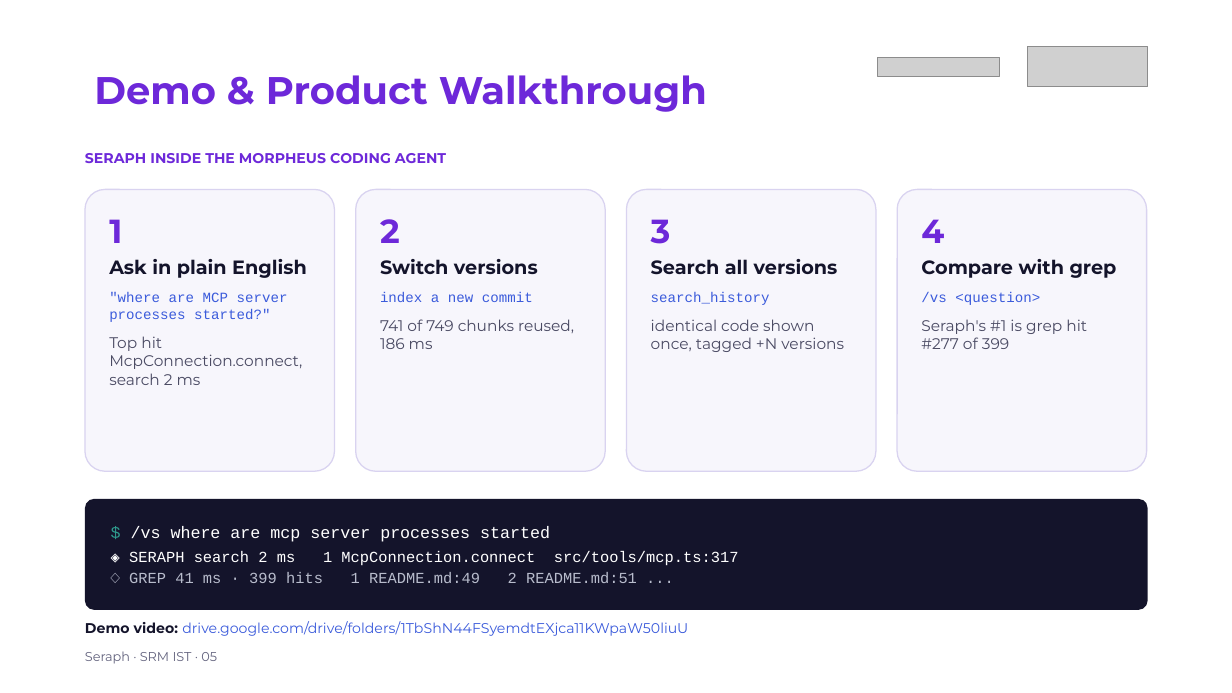
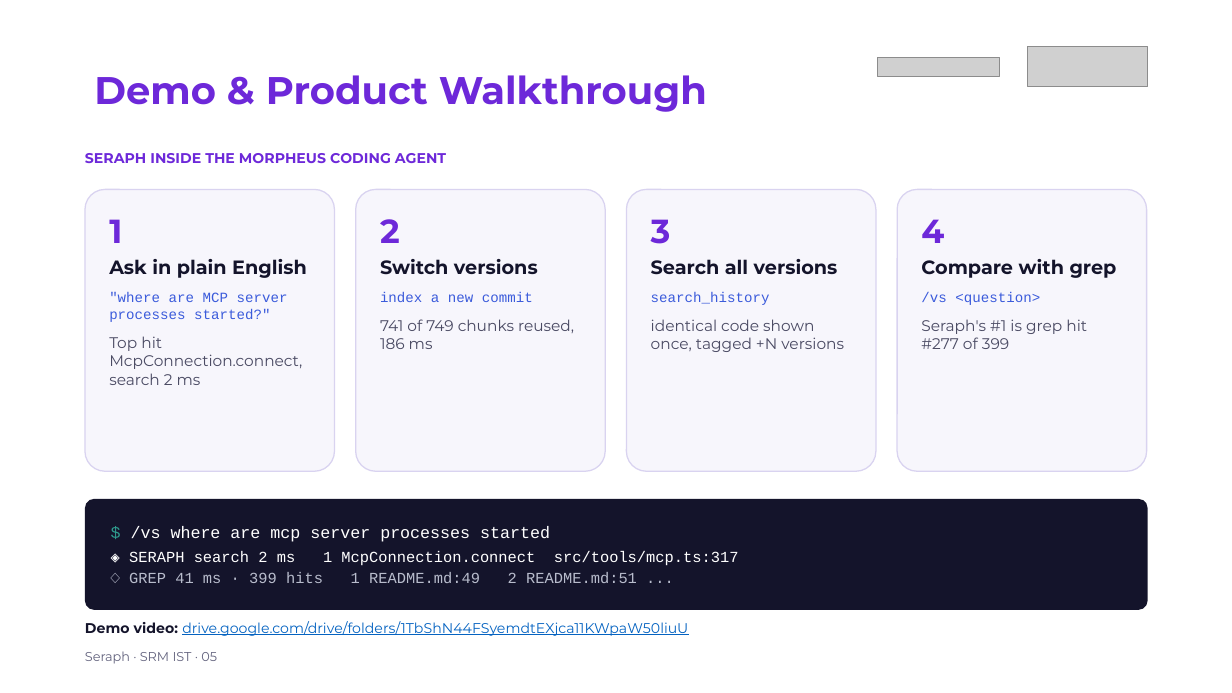
Before and after one commit to wtfPrethiv/seraph, a slide deck: slide 5 of docs/SRM_floppydisk_Submission.pptx. Drawn at 1232x693 pixels with LibreOffice and Linux fonts; fonts in the diff are those of the drawing; grey boxes stand for pictures. Boxes give left, top, right and bottom in pixels: in the first picture for what was removed or moved away, otherwise in the second. Text is boxed around its words. In the diff, an @@ line names an element or a change of style, - is before the commit and + after.

Commit message:
fix: deck video link

```diff
--- a/docs/SRM_floppydisk_Submission.pptx
+++ b/docs/SRM_floppydisk_Submission.pptx
@@ text "Demo video: drive.google.com/drive/folders/1TbShN44FSyemdtEX ..." at (x1=85, y1=621, x2=688, y2=636): text colour #3B5BDB to #0563C1, underline on in "drive.google.com/drive/folders/1TbShN44FSyemdtEXjca11KWpaW50 ..." @@
```
Also in this commit, not shown: 1 other slide changed, 1 other file.
